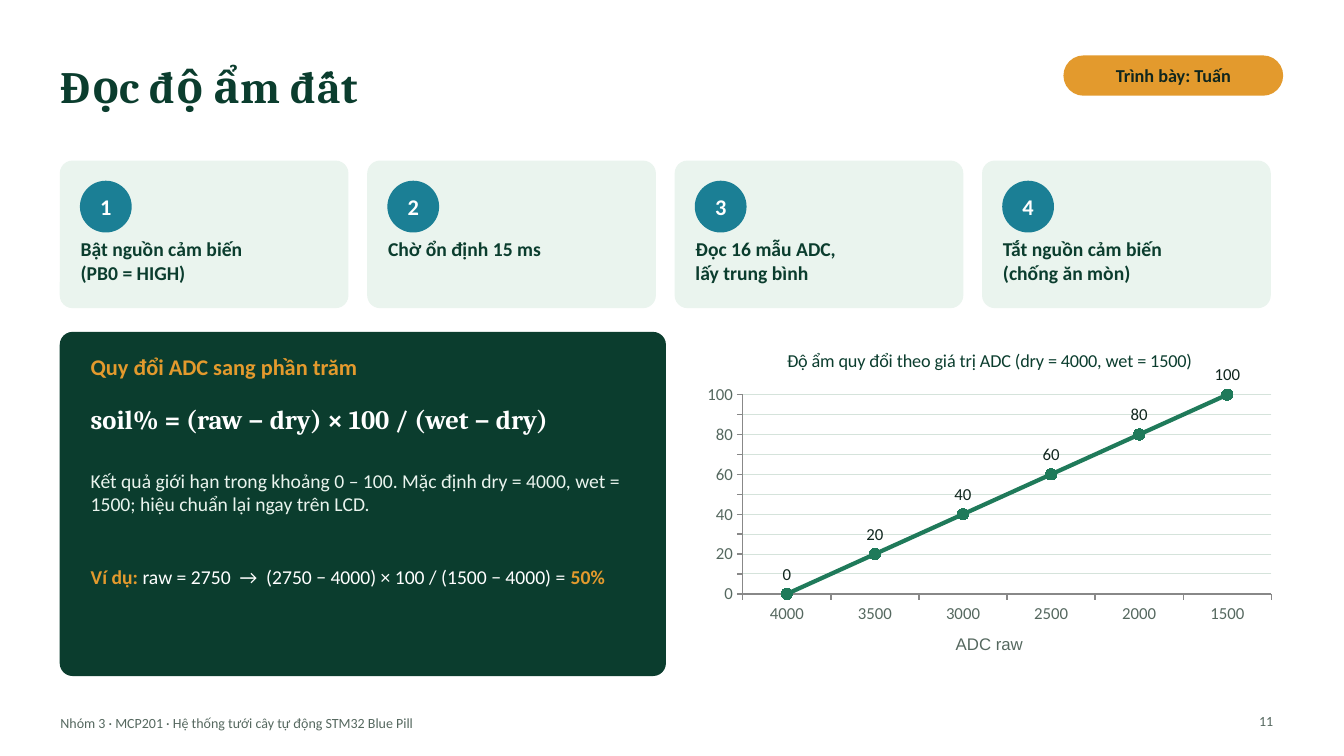
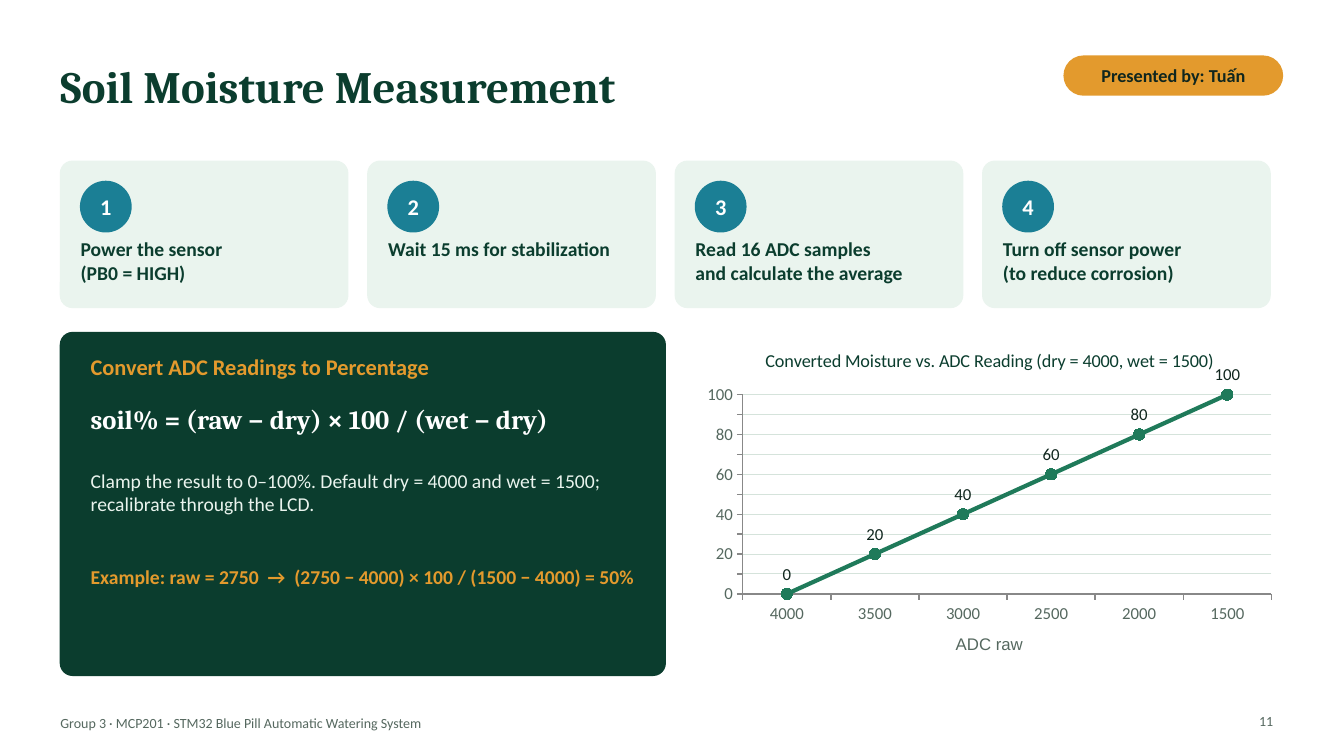
Before and after one commit to vukhangdeeptry/Automatic-Plant-Watering-System-using-STM32-Blue-Pill, a slide deck: slide 11 of Documentation/Slide_FinalThuyetTrinh_TuoiCay_STM32.pptx. Drawn at 1344x756 pixels with LibreOffice and Linux fonts; fonts in the diff are those of the drawing. Boxes give left, top, right and bottom in pixels: in the first picture for what was removed or moved away, otherwise in the second. Text is boxed around its words. In the diff, an @@ line names an element or a change of style, - is before the commit and + after.

```diff
--- a/Documentation/Slide_FinalThuyetTrinh_TuoiCay_STM32.pptx
+++ b/Documentation/Slide_FinalThuyetTrinh_TuoiCay_STM32.pptx
@@ title at bbox=[60, 72, 616, 104]: text changed @@
-Đọc độ ẩm đất
+Soil Moisture Measurement
@@ text at bbox=[1101, 68, 1246, 85]: text changed @@
-Trình bày: Tuấn
+Presented by: Tuấn
@@ text at bbox=[81, 242, 223, 256]: text changed @@
-Bật nguồn cảm biến
+Power the sensor
@@ text at bbox=[388, 242, 610, 256]: text changed @@
-Chờ ổn định 15 ms
+Wait 15 ms for stabilization
@@ text at bbox=[695, 242, 903, 284]: text changed @@
-Đọc 16 mẫu ADC,
-lấy trung bình
+Read 16 ADC samples
+and calculate the average
@@ text at bbox=[1003, 242, 1181, 283]: text changed @@
-Tắt nguồn cảm biến
-(chống ăn mòn)
+Turn off sensor power
+(to reduce corrosion)
@@ text at bbox=[91, 359, 429, 379]: text changed @@
-Quy đổi ADC sang phần trăm
+Convert ADC Readings to Percentage
@@ line chart at bbox=[696, 333, 1284, 676] @@
@@ title "Độ ẩm quy đổi theo giá trị ADC (dry = 4000, wet = 1500)" to "Converted Moisture vs. ADC Reading (dry = 4000, wet = 1500)" @@
@@ text at bbox=[91, 474, 600, 515]: text changed @@
-Kết quả giới hạn trong khoảng 0 – 100. Mặc định dry = 4000, wet = 1500; hiệu chuẩn lại ngay trên LCD.
+Clamp the result to 0–100%. Default dry = 4000 and wet = 1500; recalibrate through the LCD.
@@ text at bbox=[91, 569, 633, 587]: text changed; text colour #FFFFFF to #E39A2D; bold on @@
-Ví dụ: raw = 2750 → (2750 − 4000) × 100 / (1500 − 4000) = 50%
+Example: raw = 2750 → (2750 − 4000) × 100 / (1500 − 4000) = 50%
@@ text at bbox=[60, 718, 421, 731]: text changed @@
-Nhóm 3 · MCP201 · Hệ thống tưới cây tự động STM32 Blue Pill
+Group 3 · MCP201 · STM32 Blue Pill Automatic Watering System
```
Also in this commit, not shown: 17 other slides changed, 1 slide added, 1 slide removed.
